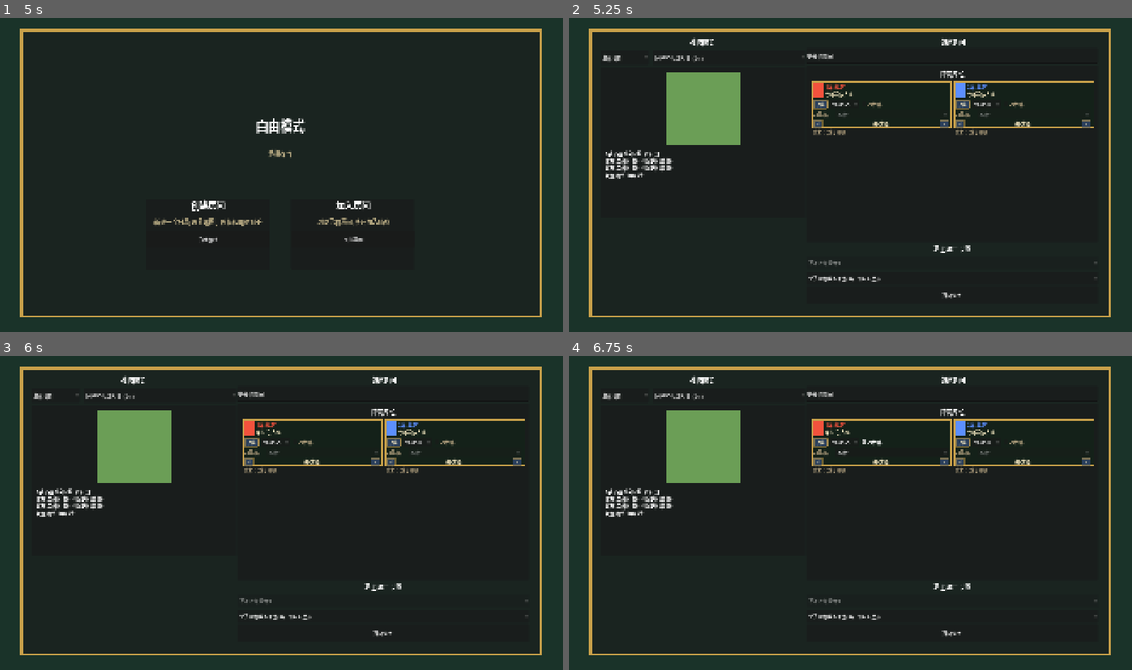
Above: before the commit, frames 1-4 (two rows, left to right).
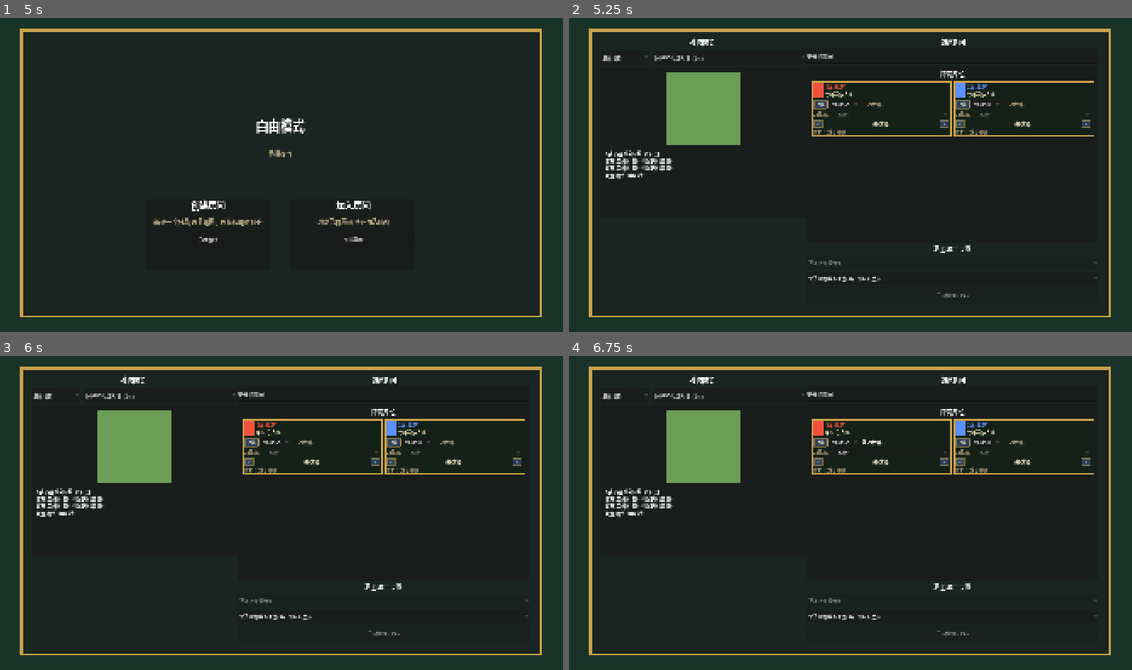
Above: after the commit, the same moments.

Repository: iris0heartmade/battleblitz
Game: Godot game, scene res://scenes/main.tscn
Same seed, same stepped clock (60 frames per second), same inputs: the game is played once before the commit and once after it.
Inputs (mouse positions are in pixels of both pictures, inside the frame that each line leads up to):
- Up to frame 1 (5 s): click (292, 206) at 0.52 s; type "12" at 0.6 s; click "主线章节" at 1.25 s; click "✅ 准备好了" at 2 s; click "选定指挥官" at 2.75 s; click "返回主菜单" at 3.5 s; click "联机大厅" at 4.25 s
- Up to frame 2 (5.25 s): click "开始创建" at 5 s
- Up to frame 3 (6 s): click "入座" at 5.75 s
- Up to frame 4 (6.75 s): click "AI替补" at 6.5 s

Frame 1 is identical in both runs. In frame 2, 0.5% of the frame differs, in the area x 43-94%, y 34-90%; in frame 3, 0.5%; in frame 4, 0.5%.

Commit message:
fix(godot): tighten lobby start and AI seats

Diff:
--- a/godot-client/scripts/autoload/network_client.gd
+++ b/godot-client/scripts/autoload/network_client.gd
@@ -524,12 +524,15 @@
 	request("GET", path, {}, callback)
 
 
-func add_ai_player(game_id: int, difficulty: String = "normal", agent_kind: String = "rules", personality: String = "balanced", callback: Callable = Callable()) -> void:
-	request("POST", _ACTIONS_GAME_BASE.format({"id": game_id}) + "/add-ai", {
+func add_ai_player(game_id: int, difficulty: String = "normal", agent_kind: String = "rules", personality: String = "balanced", callback: Callable = Callable(), seat: int = -1) -> void:
+	var body := {
 		"difficulty": difficulty,
 		"agent_kind": agent_kind,
 		"personality": personality,
-	}, callback)
+	}
+	if seat >= 0:
+		body["seat"] = seat
+	request("POST", _ACTIONS_GAME_BASE.format({"id": game_id}) + "/add-ai", body, callback)
 
 
 func remove_player(game_id: int, player_id: int, callback: Callable = Callable()) -> void:
--- a/godot-client/scripts/main.gd
+++ b/godot-client/scripts/main.gd
@@ -3540,6 +3540,7 @@
 		create_room_btn.text = "开启游戏"
 	_restore_lobby_default_layout()
 	_layout_lobby_entry_form()
+	_refresh_lobby_create_start_gate()
 	if lobby_back_btn != null and is_instance_valid(lobby_back_btn):
 		lobby_back_btn.text = "返回模式选择"
 
@@ -3807,11 +3808,12 @@
 		UserSettings.set_value("session.v1.last_player_id", _player_id)
 	if lobby_game_id_label != null and is_instance_valid(lobby_game_id_label):
 		lobby_game_id_label.text = "对局 #%d" % _game_id
+	if _entry_flow == "lobby_create" and _game_id > 0 and _pending_lobby_start_after_create:
+		_continue_lobby_create_pipeline()
+		return
 	_show_lobby_in_room()
 	# 拉 lobby 启动轮询
 	_start_lobby_polling()
-	if _entry_flow == "lobby_create" and _game_id > 0 and _pending_lobby_start_after_create:
-		_continue_lobby_create_pipeline()
 
 
 func _auto_add_ai_after_lobby_create() -> void:
@@ -3875,7 +3877,8 @@
 		_selected_ai_difficulty(),
 		_selected_ai_kind(),
 		_lobby_ai_personality_for_seat(seat_index),
-		Callable(self, "_on_lobby_configured_ai_added").bind(seat_index)
+		Callable(self, "_on_lobby_configured_ai_added").bind(seat_index),
+		seat_index
 	)
 
 
@@ -3886,14 +3889,10 @@
 		if pid <= 0 and player is Dictionary:
 			pid = int(player.get("id", 0))
 		if pid > 0:
-			NetworkClient.update_player_seat(
-				_game_id,
-				pid,
-				_player_id,
-				seat_index,
-				Callable(self, "_on_lobby_configured_ai_seated").bind(pid, seat_index)
-			)
-			return
+			_pending_lobby_team_updates.append({
+				"player_id": pid,
+				"team": _selected_lobby_seat_team(seat_index),
+			})
 	elif lobby_status_label != null and is_instance_valid(lobby_status_label):
 		lobby_status_label.text = "AI 座位配置失败，继续尝试开启游戏..."
 	_continue_lobby_ai_creation()
@@ -4238,10 +4237,12 @@
 	_lobby_preset_filter_players = index + 1 if index > 0 else 0
 	_render_lobby_map_picker_options()
 	_render_lobby_map_preview()
+	_refresh_lobby_create_start_gate()
 
 
 func _on_lobby_map_preset_selected(_index: int) -> void:
 	_render_lobby_map_preview()
+	_refresh_lobby_create_start_gate()
 
 
 func _render_lobby_map_picker_options() -> void:
@@ -4279,6 +4280,7 @@
 		if map_preview_texture != null and is_instance_valid(map_preview_texture):
 			map_preview_texture.texture = null
 		_render_lobby_seat_columns({})
+		_refresh_lobby_create_start_gate()
 		return
 	var summary: Dictionary = MapPreviewSummary.summarize_map(map_data)
 	var title := str(summary.get("name", summary.get("id", "Map")))
@@ -4288,6 +4290,7 @@
 	if map_preview_texture != null and is_instance_valid(map_preview_texture):
 		map_preview_texture.texture = MapPreviewSummary.render_preview_texture(map_data, 9)
 	_render_lobby_seat_columns(summary)
+	_refresh_lobby_create_start_gate()
 
 
 func _selected_lobby_map_data() -> Dictionary:
@@ -4303,6 +4306,33 @@
 		for key in disk_map.keys():
 			map_data[key] = disk_map[key]
 	return map_data
+
+
+func _configured_lobby_create_participant_count() -> int:
+	var required := _selected_lobby_player_count()
+	var host_seat := clampi(_selected_lobby_seat_index, 0, required - 1)
+	var configured: Dictionary = {host_seat: true}
+	for seat_index in range(required):
+		if _lobby_ai_replacement_for_seat(seat_index):
+			configured[seat_index] = true
+		if _lobby_seat_occupant_name(seat_index) != "":
+			configured[seat_index] = true
+	return configured.size()
+
+
+func _refresh_lobby_create_start_gate() -> void:
+	if create_room_btn == null or not is_instance_valid(create_room_btn):
+		return
+	if _lobby_mode != "create":
+		create_room_btn.disabled = false
+		return
+	var required := _selected_lobby_player_count()
+	var configured := _configured_lobby_create_participant_count()
+	create_room_btn.disabled = configured < required
+	if configured < required:
+		create_room_btn.text = "开启游戏 (%d/%d)" % [configured, required]
+	else:
+		create_room_btn.text = "开启游戏"
 
 
 func _selected_lobby_preset_record() -> Dictionary:
@@ -4359,7 +4389,7 @@
 func _build_lobby_seat_card(index: int, color_id: String) -> Panel:
 	var card := Panel.new()
 	card.name = "Seat%d" % (index + 1)
-	card.custom_minimum_size = Vector2(0, 160)
+	card.custom_minimum_size = Vector2(0, 190)
 	card.size_flags_horizontal = Control.SIZE_EXPAND_FILL
 	MenuTheme.apply_panel_theme(card, Color(0.08, 0.13, 0.1, 0.96))
 	var box := VBoxContainer.new()
@@ -4493,6 +4523,9 @@
 	var ability := Label.new()
 	ability.name = "CommanderAbility"
 	ability.text = _lobby_seat_commander_ability_text(index)
+	ability.custom_minimum_size = Vector2(0, 34)
+	ability.autowrap_mode = TextServer.AUTOWRAP_WORD_SMART
+	ability.clip_text = true
 	ability.add_theme_color_override("font_color", MenuTheme.C_TEXT_DIM)
 	box.add_child(ability)
 	return card
@@ -4629,23 +4662,19 @@
 	while _lobby_seat_occupants.size() <= seat_index:
 		_lobby_seat_occupants.append("")
 	_lobby_seat_ai_replacements[seat_index] = pressed
-	# T:#19 — 不变式:同一玩家/AI 至多占 1 槽。先把当前用户从其它座位挪走,
-	# 再清掉其它 AI 占位(乐观显示,后端 remove_player 后续会同步)。
+	# T:#19 — 不变式:同一真人玩家至多占 1 槽。AI 替补是逐座位状态,
+	# 多个空座可以同时由不同 AI 补位。
 	if pressed:
 		_clear_player_from_other_seats(_user_name, seat_index)
-		# 同理清掉其它 AI 占位(以防之前多槽同 AI 的脏状态)
-		for i in range(_lobby_seat_ai_replacements.size()):
-			if i != seat_index and _lobby_seat_ai_replacements[i]:
-				_lobby_seat_ai_replacements[i] = false
-				if i < _lobby_seat_occupants.size() and _lobby_seat_occupants[i].begins_with("电脑-"):
-					_lobby_seat_occupants[i] = ""
 	if _game_id <= 0 or seat_index < 0:
 		_render_lobby_seat_columns()
+		_refresh_lobby_create_start_gate()
 		return
 	# 只房主能换人。/start 后 game.status != "waiting",后端会拒绝。
 	if not _lobby_is_host:
 		_update_status("只有房主可以替换该席位为 AI。")
 		_render_lobby_seat_columns()
+		_refresh_lobby_create_start_gate()
 		return
 	var existing_pid: int = 0
 	var existing_is_ai: bool = false
@@ -4663,6 +4692,7 @@
 			NetworkClient.remove_player(_game_id, existing_pid,
 				Callable(self, "_on_lobby_seat_ai_remove_response").bind(seat_index))
 		_render_lobby_seat_columns()
+		_refresh_lobby_create_start_gate()
 		return
 	# 按下 AI → 乐观显示"入座中"→ 先删旧的(人类或 AI),再加 AI。
 	var ai_placeholder := "电脑-%d (入座中…)" % (seat_index + 1)
@@ -4673,6 +4703,7 @@
 	else:
 		_request_add_ai_for_seat(seat_index)
 	_render_lobby_seat_columns()
+	_refresh_lobby_create_start_gate()
 
 
 func _request_add_ai_for_seat(seat_index: int) -> void:
@@ -4680,7 +4711,8 @@
 		return
 	var personality := _lobby_ai_personality_for_seat(seat_index)
 	NetworkClient.add_ai_player(_game_id, "normal", "rules", personality,
-		Callable(self, "_on_lobby_seat_ai_add_response").bind(seat_index))
+		Callable(self, "_on_lobby_seat_ai_add_response").bind(seat_index),
+		seat_index)
 
 
 func _on_lobby_seat_ai_remove_response(body: Variant, _code: int, seat_index: int) -> void:
@@ -4782,6 +4814,7 @@
 	if lobby_status_label != null and is_instance_valid(lobby_status_label):
 		lobby_status_label.text = "%s 已入座 %d席。" % [_user_name, seat_index + 1]
 	_render_lobby_seat_columns()
+	_refresh_lobby_create_start_gate()
 	if _game_id > 0 and _player_id > 0:
 		NetworkClient.update_player_seat(
 			_game_id,
@@ -4799,9 +4832,6 @@
 		if i == exclude_seat:
 			continue
 		if _lobby_seat_occupants[i] == player_name:
-			_lobby_seat_occupants[i] = ""
-		if _lobby_seat_ai_replacements[i] and _lobby_seat_occupants[i].begins_with("电脑-"):
-			_lobby_seat_ai_replacements[i] = false
 			_lobby_seat_occupants[i] = ""
 
 
@@ -4910,6 +4940,11 @@
 
 
 func _on_create_room_pressed() -> void:
+	if _configured_lobby_create_participant_count() < _selected_lobby_player_count():
+		_refresh_lobby_create_start_gate()
+		if lobby_status_label != null and is_instance_valid(lobby_status_label):
+			lobby_status_label.text = "请先补齐地图要求的玩家或 AI 座位。"
+		return
 	_entry_flow = "lobby_create"
 	var room_name := "%s room" % _user_name
 	if lobby_name_input != null and is_instance_valid(lobby_name_input):
@@ -5018,6 +5053,7 @@
 	var lines: Array = []
 	var spec_count: int = 0
 	var real_count: int = 0
+	var fighter_count: int = 0
 	for p in players:
 		if not p is Dictionary: continue
 		var pname_v = p.get("user_name")
@@ -5036,8 +5072,10 @@
 		var seat: int = int(seat_v) if seat_v is int else -1
 		if is_spec:
 			spec_count += 1
-		elif not is_ai:
-			real_count += 1
+		else:
+			fighter_count += 1
+			if not is_ai:
+				real_count += 1
 		var emoji: String = "👀" if is_spec else _color_emoji(color)
 		var tag: String = ""
 		if is_self: tag = " (你)"
@@ -5052,10 +5090,11 @@
 	lobby_status_label.text = "等待玩家加入... (%d 人 · 真人 %d · 观战 %d/%d)" % [
 		total_count, real_count, spec_count, max_spec
 	]
-	# Start 按钮:只要有 1 名真人(非 AI/非观战)即可,后端会校验 MIN_PLAYERS
-	lobby_start_btn.disabled = real_count < 1
+	var required_count: int = int(game.get("capacity", _selected_lobby_player_count()))
+	# Start 按钮:参战玩家 + AI 必须补齐地图要求席位。
+	lobby_start_btn.disabled = fighter_count < required_count
 	if start_game_inline_btn != null and is_instance_valid(start_game_inline_btn):
-		start_game_inline_btn.disabled = real_count < 1
+		start_game_inline_btn.disabled = fighter_count < required_count
 
 
 func _render_lobby_ai_options(players: Array) -> void:
Not shown, added: docs/维护/2026-07-26-lobby-start-ai-seat-fix.md
Not shown, changed: game/app/routes/game.py
Not shown, changed: game/app/schemas.py
Not shown, changed: game/tests/test_godot_client_contract.py
Not shown, changed: game/tests/test_team_mode.py
